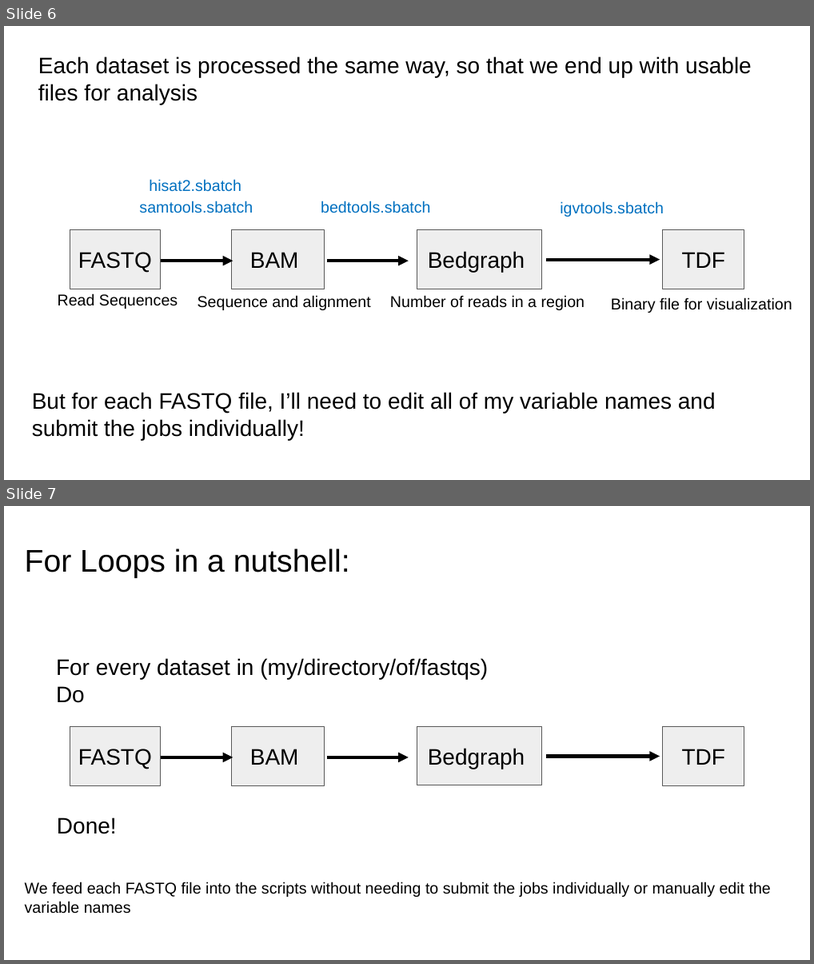
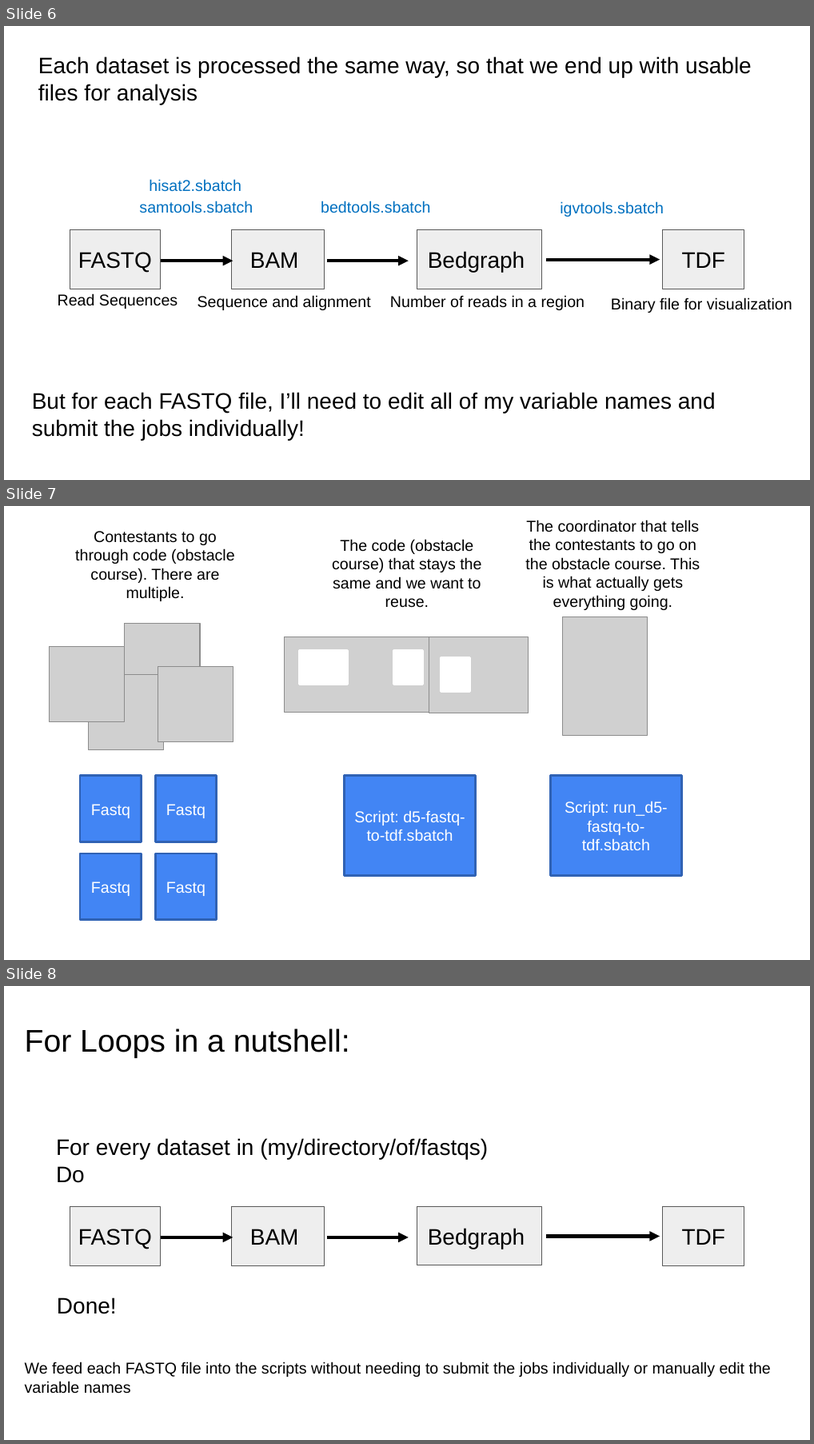
Before and after one commit to Dowell-Lab/srworkshop, a slide deck: day05/slides/Day5_slides.pptx. Shown one above the other, each under a label of ours: slides 6 and 7 before the commit, slides 6, 7 and 8 after it. The pictures are 814x964 and 814x1444 pixels, drawn with LibreOffice and Linux fonts; fonts in the diff are those of the drawing; grey boxes stand for pictures. Boxes give left, top, right and bottom in pixels: in the first picture for what was removed or moved away, otherwise in the second. Text is boxed around its words. In the diff, an @@ line names an element or a change of style, - is before the commit and + after.

```diff
--- a/day05/slides/Day5_slides.pptx
+++ b/day05/slides/Day5_slides.pptx
@@ slide 7 added at box(4, 506, 810, 960), background #FFFFFF @@
@@ text added at box(526, 520, 700, 610), 14 pt, text #000000 @@
+The coordinator that tells the contestants to go on the obstacle course. This is what actually gets everything going.
@@ text added at box(75, 531, 235, 601), 14 pt, text #000000 @@
+Contestants to go through code (obstacle course). There are multiple.
@@ text added at box(332, 539, 482, 608), 14 pt, text #000000 @@
+The code (obstacle course) that stays the same and we want to reuse.
@@ picture added at box(125, 623, 200, 698) @@
@@ picture added at box(563, 617, 647, 735) @@
@@ picture added at box(49, 646, 124, 721) @@
@@ picture added at box(285, 636, 441, 712) @@
@@ picture added at box(430, 637, 529, 713) @@
@@ picture added at box(158, 667, 233, 741) @@
@@ rectangle added at box(299, 650, 346, 684), fill #FFFFFF, outline #FFFFFF 2 pt @@
@@ rectangle added at box(394, 650, 422, 684), fill #FFFFFF, outline #FFFFFF 2 pt @@
@@ rectangle added at box(441, 658, 470, 691), fill #FFFFFF, outline #FFFFFF 2 pt @@
@@ picture added at box(89, 675, 164, 749) @@
@@ rectangle added at box(499, 680, 528, 691), fill #FFFFFF, outline #FFFFFF 2 pt @@
@@ rectangle added at box(80, 776, 141, 841), fill #4285F4, outline #3162B5 2 pt, 14 pt, text #FFFFFF @@
+Fastq
@@ rectangle added at box(156, 776, 217, 841), fill #4285F4, outline #3162B5 2 pt, 14 pt, text #FFFFFF @@
+Fastq
@@ rectangle added at box(344, 776, 475, 876), fill #4285F4, outline #3162B5 2 pt, 14 pt, text #FFFFFF @@
+Script: d5-fastq-to-tdf.sbatch
@@ rectangle added at box(550, 776, 682, 876), fill #4285F4, outline #3162B5 2 pt, 14 pt, text #FFFFFF @@
+Script: run_d5-fastq-to-tdf.sbatch
@@ rectangle added at box(80, 853, 141, 920), fill #4285F4, outline #3162B5 2 pt, 14 pt, text #FFFFFF @@
+Fastq
@@ rectangle added at box(156, 853, 217, 920), fill #4285F4, outline #3162B5 2 pt, 14 pt, text #FFFFFF @@
+Fastq
@@ what was slide 7 is now slide 8 @@
```
Also in this commit, not shown: 1 slide changed.
